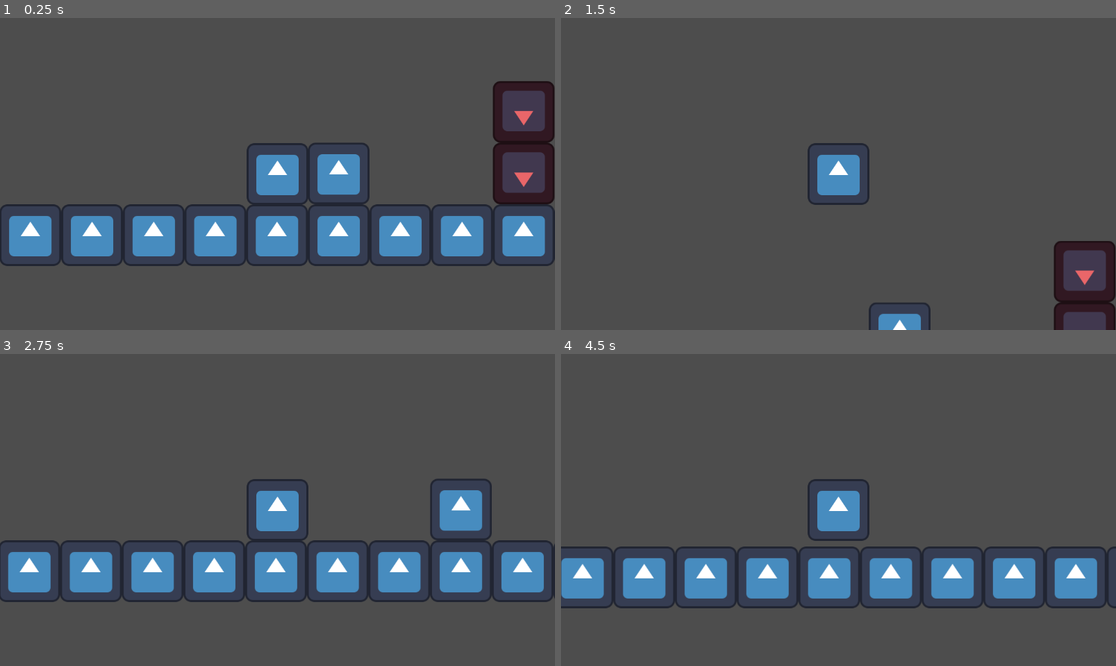
Above: before the commit, frames 1-4 (two rows, left to right).
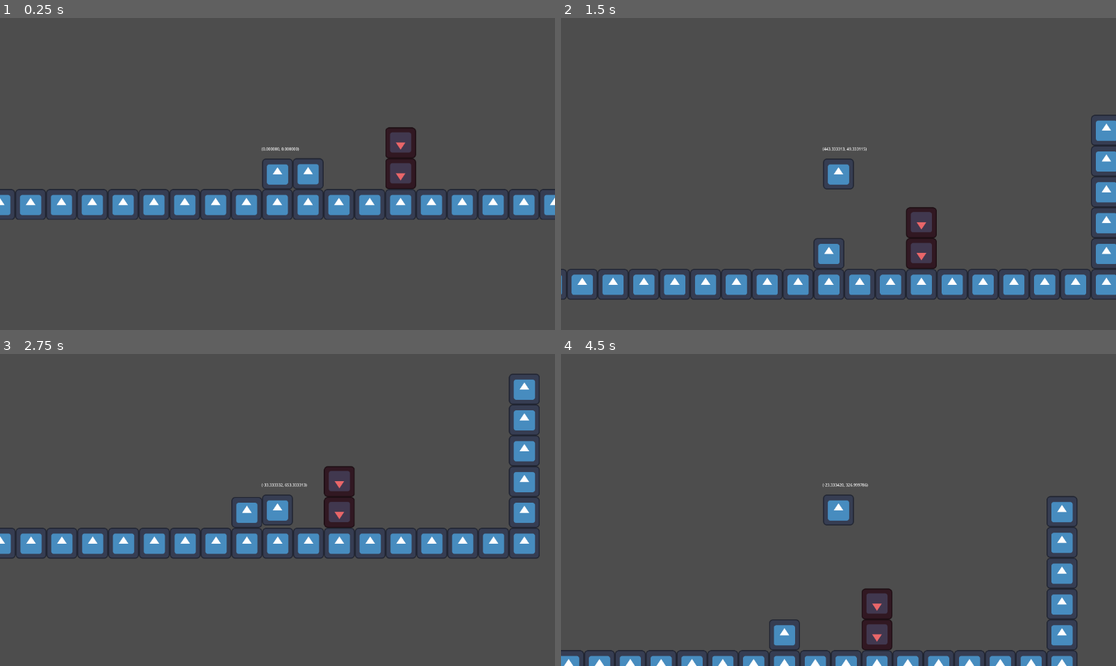
Above: after the commit, the same moments.

Repository: CWmain/ParryPlatformer
Game: Godot game, scene res://levels/test_level.tscn
Two runs of this game, one before a commit and one after it. Both use one fixed random seed, a clock stepped at 60 frames per second and the inputs below. The engine's default icon, where the game draws it, is replaced by a stand-in: a white triangle on a blue panel in a dark square.
Inputs:
- Up to frame 1 (0.25 s): no input
- Up to frame 2 (1.5 s): tap Enter at 0.5 s; hold Right (right) from 0.53 s (still down); tap W (jump) at 0.6, 0.77, 1.07, 1.35 s
- Up to frame 3 (2.75 s): tap W (jump) at 1.52, 1.82, 2.1 s; release Right (right) at 2.03 s; hold A (left) from 2.03 s (still down)
- Up to frame 4 (4.5 s): release A (left) at 2.78 s; hold Right (right) 2.78-4.28 s; tap W (jump) at 2.85, 3.02, 3.32, 3.6, 3.77, 4.07, 4.35 s; hold A (left) from 4.28 s (still down)

The runs differ from the first frame. In frame 1, 22% of the frame differs, in the area x 0-100%, y 20-80%; in frame 2, 11%; in frame 3, 21%; in frame 4, 18%.

Commit message:
Got air and ground movement in a way i like

Diff:
--- a/levels/test_level.tscn
+++ b/levels/test_level.tscn
@@ -38,4 +38,4 @@
 [node name="TileMap" type="TileMap" parent="."]
 tile_set = SubResource("TileSet_d31uy")
 format = 2
-layer_0/tile_data = PackedInt32Array(0, 0, 0, 1, 0, 0, 2, 0, …(448 unchanged characters)…  65516, 0, 0, 65515, 0, 0, 65514, 0, 0, -22, 0, 0, -65558, 0, 0, -131094, 0, 0, -196630, 0, 0, -262166, 0, 0)
+layer_0/tile_data = PackedInt32Array(0, 0, 0, 1, 0, 0, 2, 0, …(448 unchanged characters)…  65516, 0, 0, 65515, 0, 0, 65514, 0, 0, 65513, 0, 0, 65512, 0, 0, 65511, 0, 0, 65510, 0, 0, 65509, 0, 0, 65508, 0, 0, 65507, 0, 0, 65506, 0, 0, 65505, 0, 0, 65504, 0, 0, 65503, 0, 0, 65502, 0, 0, 65501, 0, 0, 65500, 0, 0, 65499, 0, 0, 65498, 0, 0, 65497, 0, 0, 65496, 0, 0, 65495, 0, 0, 65494, 0, 0, 65493, 0, 0, 65492, 0, 0, 65491, 0, 0, 65490, 0, 0, 65489, 0, 0, 65488, 0, 0, 65487, 0, 0, 65486, 0, 0, 65485, 0, 0, 65484, 0, 0, 65483, 0, 0, 65482, 0, 0, 65481, 0, 0, 65480, 0, 0, 65479, 0, 0, 65478, 0, 0, 65477, 0, 0, 65476, 0, 0, 65475, 0, 0, 65474, 0, 0, 65473, 0, 0, 65472, 0, 0, 65471, 0, 0, 65470, 0, 0, -66, 0, 0, -65602, 0, 0, -131138, 0, 0, -196674, 0, 0, -262210, 0, 0, -327746, 0, 0, -393282, 0, 0)
--- a/objects/player.tscn
+++ b/objects/player.tscn
@@ -13,6 +13,7 @@
 script = ExtResource("1_uusmc")
 
 [node name="Camera2D" type="Camera2D" parent="."]
+zoom = Vector2(0.5, 0.5)
 
 [node name="CollisionShape2D" type="CollisionShape2D" parent="."]
 shape = SubResource("RectangleShape2D_kb4k6")
@@ -41,6 +42,13 @@
 position = Vector2(64, 0)
 shape = SubResource("RectangleShape2D_cxgk3")
 
+[node name="SpeedLabel" type="Label" parent="."]
+offset_left = -66.0
+offset_top = -116.0
+offset_right = 65.0
+offset_bottom = -84.0
+text = "Speed"
+
 [connection signal="body_entered" from="WallJumpDetection/WallJumpDetectorRight" to="." method="_on_wall_jump_detector_right_body_entered"]
 [connection signal="body_exited" from="WallJumpDetection/WallJumpDetectorRight" to="." method="_on_wall_jump_detector_right_body_exited"]
 [connection signal="body_entered" from="WallJumpDetection/WallJumpDetectorLeft" to="." method="_on_wall_jump_detector_left_body_entered"]
--- a/project.godot
+++ b/project.godot
@@ -36,6 +36,12 @@
 , Object(InputEventKey,"resource_local_to_scene":false,"resource_name":"","device":-1,"window_id":0,"alt_pressed":false,"shift_pressed":false,"ctrl_pressed":false,"meta_pressed":false,"pressed":false,"keycode":0,"physical_keycode":4194319,"key_label":0,"unicode":0,"echo":false,"script":null)
 ]
 }
+down={
+"deadzone": 0.5,
+"events": [Object(InputEventKey,"resource_local_to_scene":false,"resource_name":"","device":-1,"window_id":0,"alt_pressed":false,"shift_pressed":false,"ctrl_pressed":false,"meta_pressed":false,"pressed":false,"keycode":0,"physical_keycode":83,"key_label":0,"unicode":115,"echo":false,"script":null)
+, Object(InputEventKey,"resource_local_to_scene":false,"resource_name":"","device":-1,"window_id":0,"alt_pressed":false,"shift_pressed":false,"ctrl_pressed":false,"meta_pressed":false,"pressed":false,"keycode":0,"physical_keycode":4194322,"key_label":0,"unicode":0,"echo":false,"script":null)
+]
+}
 
 [layer_names]
 
--- a/scripts/player.gd
+++ b/scripts/player.gd
@@ -4,15 +4,16 @@
 const ACC = 2000
 const DCC = 1500
 
-const MAX_AIR_SPEED = 2000
-const AIR_ACC = 1000
-const AIR_DCC = 500
-
-
+const MAX_AIR_SPEED = 2500
+const AIR_DIRECTION_CHANGE_MULTI = 2
+const AIR_ACC = 600
+const AIR_DCC = 400
 
 const SPEED = 50000.0
 const AIR_SPEED = 50000.0
 const JUMP_VELOCITY = -800.0
+
+@onready var speed_label = $SpeedLabel
 
 # Get the gravity from the project settings to be synced with RigidBody nodes.
 var gravity = ProjectSettings.get_setting("physics/2d/default_gravity")
@@ -32,9 +33,14 @@
 	if Input.is_action_just_pressed("jump") and is_on_floor():
 		velocity.y = JUMP_VELOCITY
 
+	# Handle wall jump
 	if Input.is_action_just_pressed("jump") and wallJumpDirection != 0:
 		velocity.y = JUMP_VELOCITY
 		velocity.x = SPEED  * wallJumpDirection * delta
+
+	# Handle hold down
+	if Input.is_action_just_pressed("down") and !is_on_floor():
+		velocity.y = -JUMP_VELOCITY
 
 	# Get the input direction and handle the movement/deceleration.
 	# As good practice, you should replace UI actions with custom gameplay actions.
@@ -42,11 +48,13 @@
 
 	if is_on_floor():
 		ground_velocity(direction, delta)
+	else:
+		air_velocity(direction, delta)
 
-
-
+	speed_label.text = "%v" % velocity
 	move_and_slide()
 
+# Directly modifies velocity.x
 func ground_velocity(direction, delta):
 	if (direction == 0):
 		velocity.x = move_toward(velocity.x, direction * MAX_SPEED, DCC * delta)
@@ -57,24 +65,29 @@
 	else:
 		velocity.x = move_toward(velocity.x, direction * MAX_SPEED, ACC * delta)
 
+# Directly modifies velocity.x
+func air_velocity(direction, delta):
+	if (direction == 0):
+		velocity.x = move_toward(velocity.x, direction * MAX_AIR_SPEED, AIR_DCC * delta)
+
+	elif sign(direction) != sign(velocity.x):
+		velocity.x = move_toward(velocity.x, direction * MAX_AIR_SPEED, (AIR_DCC+AIR_ACC) * AIR_DIRECTION_CHANGE_MULTI * delta)
+
+	else:
+		velocity.x = move_toward(velocity.x, direction * MAX_AIR_SPEED, AIR_ACC * delta)
 
 func _on_wall_jump_detector_left_body_entered(body):
 	wallJumpDirection = 1
 	print("left wall jump entered ", body)
 
-
-
-
 func _on_wall_jump_detector_left_body_exited(body):
 	wallJumpDirection = 0
 	print("left wall jump exited ", body)
-
 
 func _on_wall_jump_detector_right_body_entered(body):
 	wallJumpDirection = -1
 	print("right wall jump entered ", body)
 
-
 func _on_wall_jump_detector_right_body_exited(body):
 	wallJumpDirection = 0
 	print("right wall jump exited ", body)
